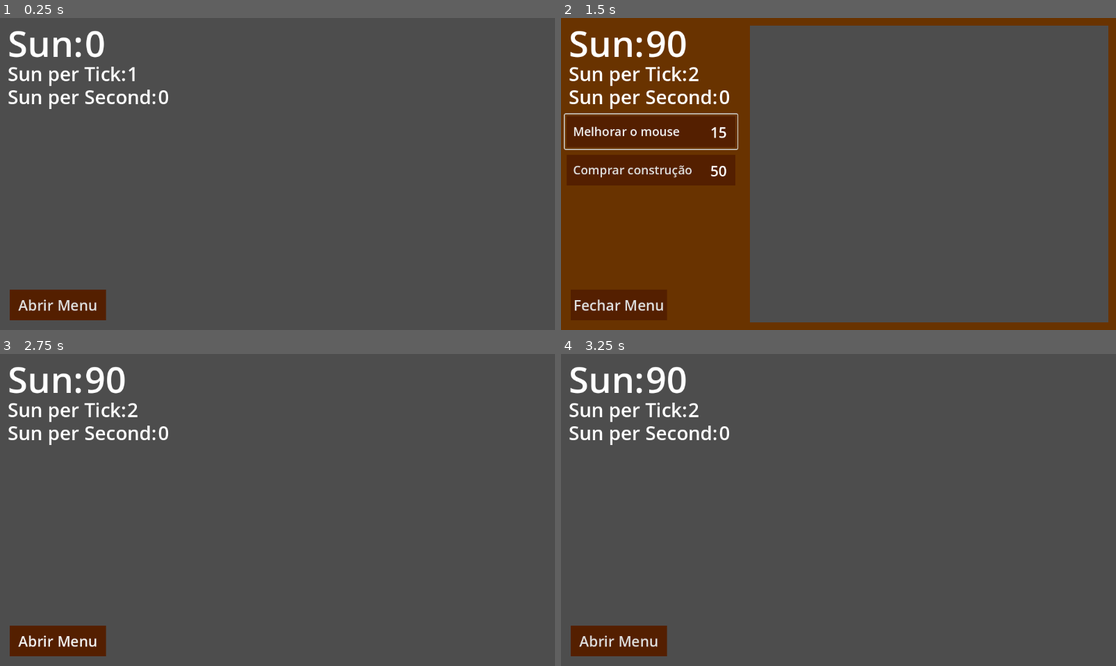
Above: before the commit, frames 1-4 (two rows, left to right).
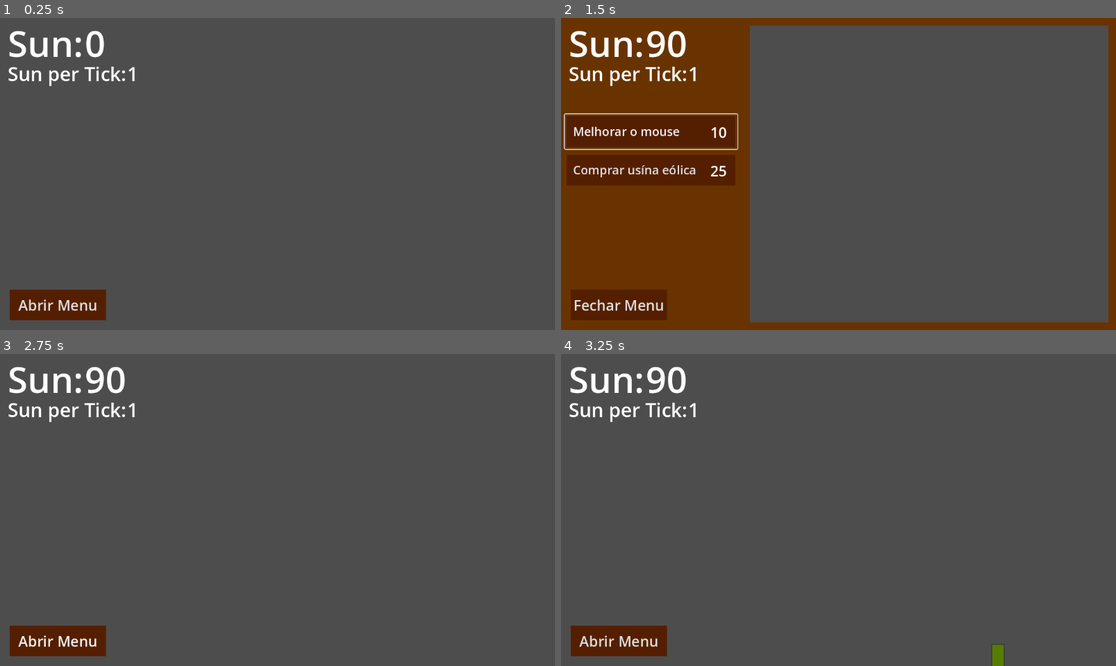
Above: after the commit, the same moments.

Repository: c-sandro/projetoAlvorada
Game: Godot game, scene res://Main.tscn
Same seed, same stepped clock (60 frames per second), same inputs: the game is played once before the commit and once after it.
Inputs (mouse positions are in pixels of both pictures, inside the frame that each line leads up to):
- Up to frame 1 (0.25 s): no input
- Up to frame 2 (1.5 s): click "Abrir Menu" at 0.5 s; click "Melhorar o mouse" at 1.25 s
- Up to frame 3 (2.75 s): click "Fechar Menu" at 2 s
- Up to frame 4 (3.25 s): tap Enter at 2.75 s; move the mouse to (1010, 644) at 2.77 s

The runs differ from the first frame. In frame 1, 0.5% of the frame differs, in the area x 1-31%, y 22-30%; in frame 2, 0.9%, in the area x 1-31%, y 15-52%; in frame 3, 0.6%; in frame 4, 0.7%.
Error after the commit: Invalid assignment of property or key 'text' with value of type 'String' on a base object of type 'null instance'. (res://scripts/HUD.gd:19)

Commit message:
reorganização dos nodes

Diff:
--- a/godot/HUD.tscn
+++ b/godot/HUD.tscn
@@ -1,14 +1,6 @@
-[gd_scene load_steps=6 format=3 uid="uid://bikyg3dc6rmqf"]
+[gd_scene load_steps=4 format=3 uid="uid://bikyg3dc6rmqf"]
 
 [ext_resource type="Script" path="res://scripts/HUD.gd" id="1_iqnn1"]
-
-[sub_resource type="Gradient" id="Gradient_etd4f"]
-offsets = PackedFloat32Array(0.432258)
-colors = PackedColorArray(0.333333, 0.12549, 0, 1)
-
-[sub_resource type="GradientTexture2D" id="GradientTexture2D_61edw"]
-gradient = SubResource("Gradient_etd4f")
-width = 350
 
 [sub_resource type="Gradient" id="Gradient_qoo1j"]
 offsets = PackedFloat32Array(0.470968)
@@ -62,52 +54,6 @@
 offset_bottom = 648.0
 color = Color(0.411765, 0.2, 0, 1)
 
-[node name="MouseUpgrade" type="Button" parent="Menu"]
-layout_mode = 0
-offset_left = 8.0
-offset_top = 200.0
-offset_right = 366.0
-offset_bottom = 272.0
-theme_override_font_sizes/font_size = 25
-text = "  Melhorar o mouse"
-icon = SubResource("GradientTexture2D_61edw")
-flat = true
-alignment = 0
-icon_alignment = 1
-
-[node name="Price" type="Label" parent="Menu/MouseUpgrade"]
-layout_mode = 0
-offset_left = 248.0
-offset_top = 16.0
-offset_right = 336.0
-offset_bottom = 61.0
-theme_override_font_sizes/font_size = 30
-text = "10"
-horizontal_alignment = 2
-
-[node name="BuildingBuy" type="Button" parent="Menu"]
-layout_mode = 0
-offset_left = 8.0
-offset_top = 280.0
-offset_right = 366.0
-offset_bottom = 352.0
-theme_override_font_sizes/font_size = 25
-text = "  Comprar construção"
-icon = SubResource("GradientTexture2D_61edw")
-flat = true
-alignment = 0
-icon_alignment = 1
-
-[node name="Price" type="Label" parent="Menu/BuildingBuy"]
-layout_mode = 0
-offset_left = 248.0
-offset_top = 16.0
-offset_right = 336.0
-offset_bottom = 61.0
-theme_override_font_sizes/font_size = 30
-text = "50"
-horizontal_alignment = 2
-
 [node name="CloseMenu" type="Button" parent="Menu"]
 layout_mode = 0
 offset_left = 16.0
@@ -152,22 +98,6 @@
 theme_override_font_sizes/font_size = 40
 text = "Sun per Tick:"
 
-[node name="SunPerSecond" type="Label" parent="."]
-offset_left = 328.0
-offset_top = 136.0
-offset_right = 351.0
-offset_bottom = 194.0
-theme_override_font_sizes/font_size = 40
-text = "0"
-
-[node name="Text" type="Label" parent="SunPerSecond"]
-layout_mode = 0
-offset_left = -312.0
-offset_right = -5.0
-offset_bottom = 58.0
-theme_override_font_sizes/font_size = 40
-text = "Sun per Second:"
-
 [node name="OpenMenu" type="Button" parent="."]
 offset_left = 16.0
 offset_top = 560.0
@@ -180,7 +110,5 @@
 clip_text = true
 icon_alignment = 1
 
-[connection signal="button_down" from="Menu/MouseUpgrade" to="." method="_on_mouse_upgrade_button_down"]
-[connection signal="button_down" from="Menu/BuildingBuy" to="." method="_on_building_buy_button_down"]
 [connection signal="button_down" from="Menu/CloseMenu" to="." method="_on_close_menu_button_down"]
 [connection signal="button_down" from="OpenMenu" to="." method="_on_open_menu_button_down"]
--- a/godot/Main.tscn
+++ b/godot/Main.tscn
@@ -1,10 +1,33 @@
-[gd_scene load_steps=5 format=3 uid="uid://bcavmedvv7ixd"]
+[gd_scene load_steps=12 format=3 uid="uid://bcavmedvv7ixd"]
 
 [ext_resource type="PackedScene" uid="uid://c8augt8na75pj" path="res://Sun.tscn" id="1_3evlm"]
 [ext_resource type="PackedScene" uid="uid://bikyg3dc6rmqf" path="res://HUD.tscn" id="1_akrkt"]
+[ext_resource type="Script" path="res://scripts/MouseBar.gd" id="2_7purf"]
 [ext_resource type="PackedScene" uid="uid://dcspjthu713gd" path="res://SunEnergyManager.tscn" id="2_y7a5h"]
 
 [sub_resource type="CanvasItemMaterial" id="CanvasItemMaterial_0hwuq"]
+
+[sub_resource type="Gradient" id="Gradient_etd4f"]
+offsets = PackedFloat32Array(0.432258)
+colors = PackedColorArray(0.333333, 0.12549, 0, 1)
+
+[sub_resource type="GradientTexture2D" id="GradientTexture2D_8p3oh"]
+gradient = SubResource("Gradient_etd4f")
+width = 350
+
+[sub_resource type="Gradient" id="Gradient_x811r"]
+offsets = PackedFloat32Array(1)
+colors = PackedColorArray(0.237539, 0.237539, 0.237539, 1)
+
+[sub_resource type="GradientTexture1D" id="GradientTexture1D_eqx6h"]
+gradient = SubResource("Gradient_x811r")
+
+[sub_resource type="Gradient" id="Gradient_s6sfx"]
+offsets = PackedFloat32Array(1)
+colors = PackedColorArray(0.341682, 0.491509, 0, 1)
+
+[sub_resource type="GradientTexture1D" id="GradientTexture1D_tjjaf"]
+gradient = SubResource("Gradient_s6sfx")
 
 [node name="Main" type="Node2D"]
 material = SubResource("CanvasItemMaterial_0hwuq")
@@ -12,16 +35,94 @@
 
 [node name="HUD" parent="." instance=ExtResource("1_akrkt")]
 
+[node name="Buttons" type="Control" parent="HUD"]
+visible = false
+layout_mode = 3
+anchors_preset = 0
+offset_right = 40.0
+offset_bottom = 40.0
+
+[node name="MouseUpgrade" type="Button" parent="HUD/Buttons"]
+layout_mode = 0
+offset_left = 8.0
+offset_top = 200.0
+offset_right = 366.0
+offset_bottom = 272.0
+theme_override_font_sizes/font_size = 25
+text = "  Melhorar o mouse"
+icon = SubResource("GradientTexture2D_8p3oh")
+flat = true
+alignment = 0
+icon_alignment = 1
+
+[node name="Price" type="Label" parent="HUD/Buttons/MouseUpgrade"]
+layout_mode = 0
+offset_left = 248.0
+offset_top = 16.0
+offset_right = 336.0
+offset_bottom = 61.0
+theme_override_font_sizes/font_size = 30
+text = "10"
+horizontal_alignment = 2
+
+[node name="WindPowerBuy" type="Button" parent="HUD/Buttons"]
+layout_mode = 0
+offset_left = 8.0
+offset_top = 280.0
+offset_right = 366.0
+offset_bottom = 352.0
+theme_override_font_sizes/font_size = 25
+text = "  Comprar usína eólica"
+icon = SubResource("GradientTexture2D_8p3oh")
+flat = true
+alignment = 0
+icon_alignment = 1
+
+[node name="Price" type="Label" parent="HUD/Buttons/WindPowerBuy"]
+layout_mode = 0
+offset_left = 248.0
+offset_top = 16.0
+offset_right = 336.0
+offset_bottom = 61.0
+theme_override_font_sizes/font_size = 30
+text = "25"
+horizontal_alignment = 2
+
+[node name="MouseBar" type="Control" parent="HUD"]
+visible = false
+layout_mode = 3
+anchors_preset = 0
+offset_left = 656.0
+offset_top = 440.0
+offset_right = 696.0
+offset_bottom = 480.0
+script = ExtResource("2_7purf")
+
+[node name="Background" type="NinePatchRect" parent="HUD/MouseBar"]
+layout_mode = 0
+offset_left = -2.0
+offset_top = -2.0
+offset_right = 26.0
+offset_bottom = 98.0
+texture = SubResource("GradientTexture1D_eqx6h")
+
+[node name="HowFull" type="NinePatchRect" parent="HUD/MouseBar"]
+layout_mode = 0
+offset_right = 24.0
+offset_bottom = 96.0
+texture = SubResource("GradientTexture1D_tjjaf")
+
 [node name="SunEnergyManager" parent="." instance=ExtResource("2_y7a5h")]
 sunTotal = 100
 
 [node name="Sun" parent="." instance=ExtResource("1_3evlm")]
 position = Vector2(731, 400)
 
-[connection signal="buildingBuyPressed" from="HUD" to="SunEnergyManager" method="_on_hud_building_buy_pressed"]
-[connection signal="mouseUpgradePressed" from="HUD" to="SunEnergyManager" method="_on_hud_mouse_upgrade_pressed"]
+[connection signal="button_down" from="HUD/Buttons/MouseUpgrade" to="SunEnergyManager" method="_on_mouse_upgrade_button_down"]
+[connection signal="button_down" from="HUD/Buttons/WindPowerBuy" to="SunEnergyManager" method="_on_wind_power_buy_button_down"]
 [connection signal="buildingBought" from="SunEnergyManager" to="HUD" method="_on_sun_energy_manager_building_bought"]
 [connection signal="mouseBought" from="SunEnergyManager" to="HUD" method="_on_sun_energy_manager_mouse_bought"]
 [connection signal="sunTick" from="SunEnergyManager" to="HUD" method="_on_sun_energy_manager_sun_tick"]
-[connection signal="mouse_entered" from="Sun" to="SunEnergyManager" method="_on_sun_mouse_entered"]
-[connection signal="mouse_exited" from="Sun" to="SunEnergyManager" method="_on_sun_mouse_exited"]
+[connection signal="sunTime" from="SunEnergyManager" to="HUD/MouseBar" method="_on_sun_energy_manager_sun_time"]
+[connection signal="mouse_entered" from="Sun" to="HUD/MouseBar" method="_on_sun_mouse_entered"]
+[connection signal="mouse_exited" from="Sun" to="HUD/MouseBar" method="_on_sun_mouse_exited"]
--- a/godot/SunEnergyManager.tscn
+++ b/godot/SunEnergyManager.tscn
@@ -8,6 +8,7 @@
 
 [node name="SunTimer" type="Timer" parent="."]
 
-[node name="Building" parent="." instance=ExtResource("2_701bd")]
+[node name="WindPowerTimer" parent="." instance=ExtResource("2_701bd")]
 
 [connection signal="timeout" from="SunTimer" to="." method="_on_sun_timer_timeout"]
+[connection signal="timeout" from="WindPowerTimer" to="." method="_on_wind_power_timer_timeout"]
--- a/godot/scripts/HUD.gd
+++ b/godot/scripts/HUD.gd
@@ -1,23 +1,14 @@
 extends CanvasLayer
-
-signal mouseUpgradePressed
-signal buildingBuyPressed
-
-#funções de melhoria do mouse
-func _on_mouse_upgrade_button_down():
-	mouseUpgradePressed.emit()
-
-#funções de compra da construção
-func _on_building_buy_button_down():
-	buildingBuyPressed.emit(0)
 
 #funções de abrir e fechar o menu
 func _on_open_menu_button_down():
 	$Menu.visible = true
+	$Buttons.visible = true
 	$OpenMenu.visible = false
 
 func _on_close_menu_button_down():
 	$Menu.visible = false
+	$Buttons.visible = false
 	$OpenMenu.visible = true
 
 #funções de mudar o valor da hud
--- /dev/null
+++ b/godot/scripts/MouseBar.gd
@@ -0,0 +1,23 @@
+extends Control
+
+var isMouseInSun: bool = false
+
+func _process(delta):
+
+	if(!isMouseInSun):
+		return
+
+	set_position(Vector2(get_global_mouse_position().x - 40, get_global_mouse_position().y))
+
+
+
+func _on_sun_mouse_entered():
+	self.visible = true
+	isMouseInSun = true
+
+func _on_sun_mouse_exited():
+	self.visible = false
+	isMouseInSun = false
+
+func _on_sun_energy_manager_sun_time(totalTime, time):
+	$HowFull.set_size(Vector2($HowFull.size.x, $HowFull.size.y * (time / totalTime)))
--- a/godot/scripts/SunEnergyManager.gd
+++ b/godot/scripts/SunEnergyManager.gd
@@ -3,22 +3,22 @@
 @export var sunTotal: int = 0
 var sunGainedPerTick: int = 1
 var mouseCost: int = 10
-var sunPerSecond: float = 0
-
-var Building = load("res://Building.tscn")
 
 var buildings: Array = [Timer]
 
 signal sunTick
+signal sunTime
 signal mouseBought
 signal buildingBought
 
 func _ready():
 
-	buildings[0] = Building.instantiate()
+	buildings[0] = $WindPowerTimer
 	buildings[0].startBuilding(25,1,10)
 
 
+func _process(_delta):
+	sunTime.emit($SunTimer.wait_time, $SunTimer.wait_time - $SunTimer.time_left)
 
 func completeSunTick():
 	sunTotal += sunGainedPerTick
@@ -32,7 +32,7 @@
 	mouseBought.emit(mouseCost, sunGainedPerTick)
 
 func changeBuildingPriceHUD(building, newPrice):
-	buildingBought.emit(building, newPrice, sunPerSecond)
+	buildingBought.emit(building, newPrice)
 
 #funções pra começar e parar o timer do sol
 func _on_sun_mouse_entered():
@@ -42,8 +42,7 @@
 	$SunTimer.stop()
 
 #funções de upgrade
-func _on_hud_mouse_upgrade_pressed():
-
+func _on_mouse_upgrade_button_down():
 	if(sunTotal < mouseCost):
 		return
 
@@ -53,33 +52,27 @@
 	changeSunCountHUD()
 	changeMousePriceHUD()
 
-func _on_hud_building_buy_pressed(index):
-
-	if(sunTotal < buildings[index].cost):
+func _on_wind_power_buy_button_down():
+	if(sunTotal < buildings[0].cost):
 		return
 
-	sunTotal -= buildings[index].cost
-	buildings[index].quantity += 1
-	buildings[index].cost = roundi(buildings[index].cost * 1.5)
+	sunTotal -= buildings[0].cost
+	buildings[0].quantity += 1
+	buildings[0].cost = roundi(buildings[0].cost * 1.5)
 
 	changeSunCountHUD()
 
-	buildings[index].defineSunPerSecond()
+	buildings[0].defineSunPerSecond()
 
-	sunPerSecond = 0
-	for i in buildings:
-		sunPerSecond += i.sunPerSecond
+	changeBuildingPriceHUD(0, buildings[0].cost)
 
-	changeBuildingPriceHUD(index, buildings[index].cost)
+	if(buildings[0].quantity == 1):
+		buildings[0].start()
 
-	if(buildings[index].quantity == 1):
-		buildings[index].start()
-
-
-
+#funções de timer
 func _on_sun_timer_timeout():
 	completeSunTick()
 
-func _on_building_building_tick():
+func _on_wind_power_timer_timeout():
 	sunTotal += buildings[0].quantity
 	changeSunCountHUD()
